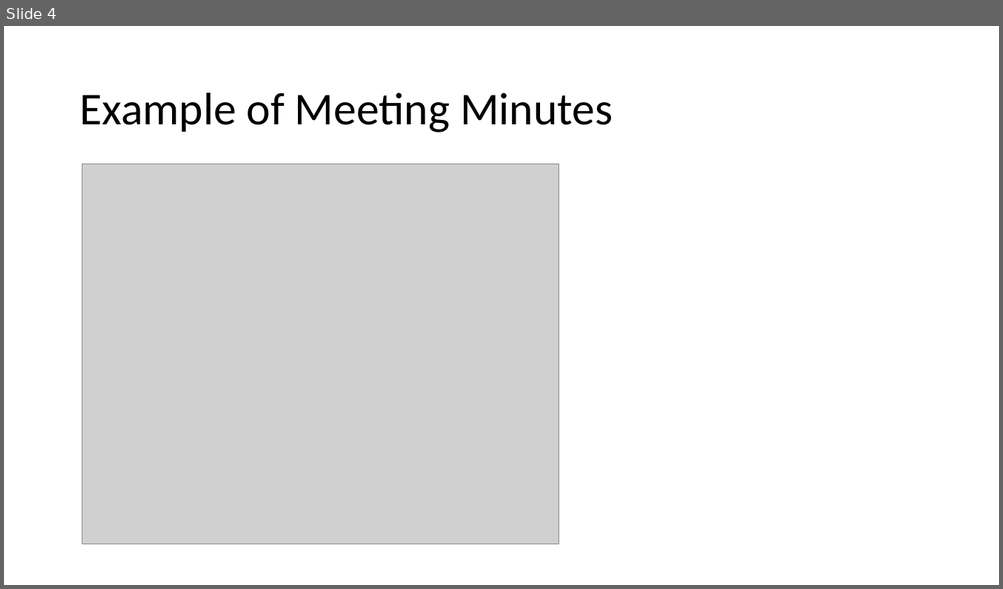
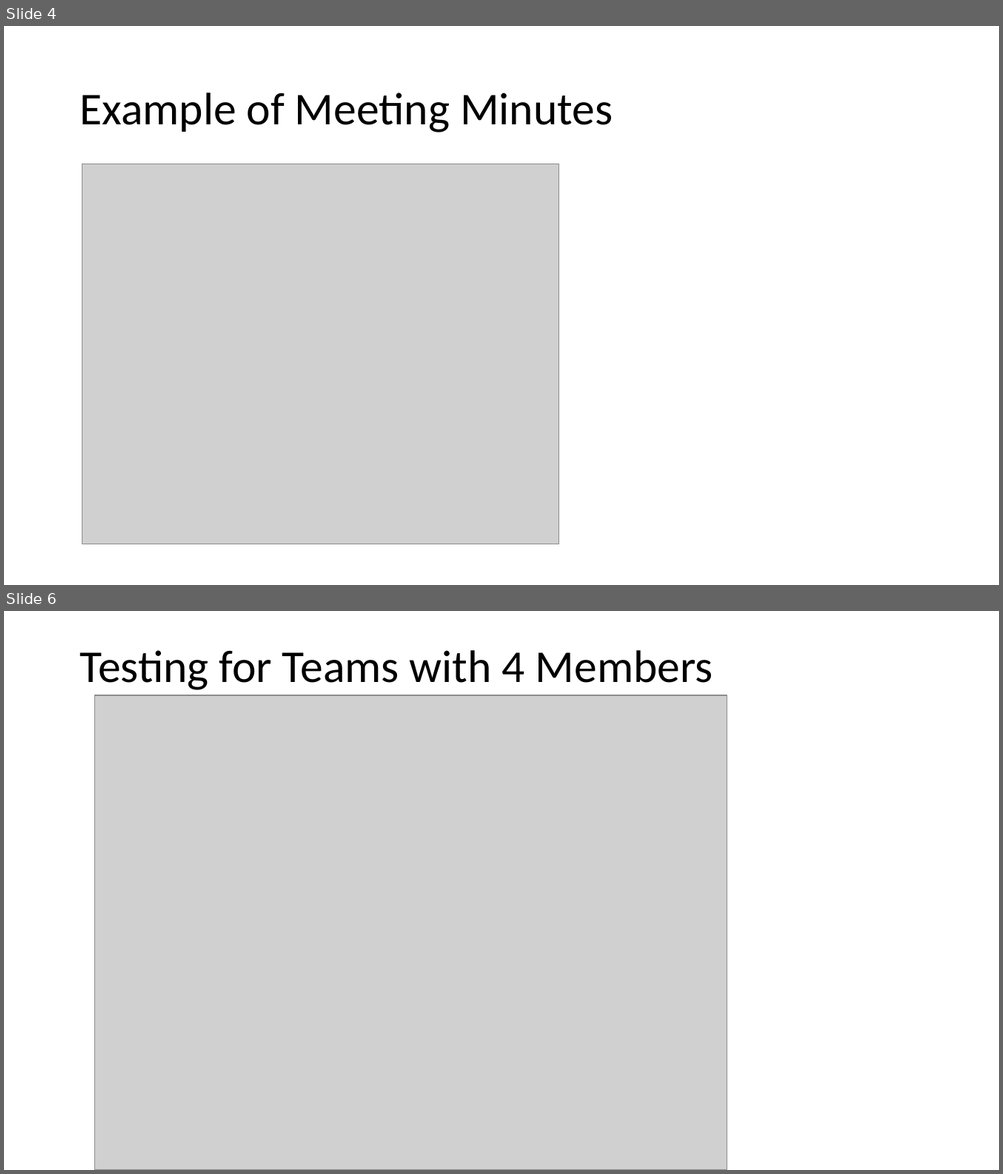
Before and after one commit to RHIT-CSSE/csse220, a slide deck: ClassMaterials/PairProgrammingAndSourceControl/Part4-MilestoneReports.pptx. Shown one above the other, each under a label of ours: slide 4 before the commit, slides 4 and 6 after it; the slides between them are not shown. The pictures are 1003x589 and 1003x1174 pixels, drawn with LibreOffice and Linux fonts; fonts in the diff are those of the drawing; grey boxes stand for pictures. Boxes give left, top, right and bottom in pixels: in the first picture for what was removed or moved away, otherwise in the second. Text is boxed around its words. In the diff, an @@ line names an element or a change of style, - is before the commit and + after.

```diff
--- a/ClassMaterials/PairProgrammingAndSourceControl/Part4-MilestoneReports.pptx
+++ b/ClassMaterials/PairProgrammingAndSourceControl/Part4-MilestoneReports.pptx
@@ slide 6 added at [4, 611, 999, 1170], background #FFFFFF @@
@@ title added at [79, 650, 713, 690], 44 pt, text #000000 @@
+Testing for Teams with 4 Members
@@ picture added at [94, 695, 727, 1170] @@
```
Also in this commit, not shown: 2 slides changed, 1 other slide added, 14 other files.
